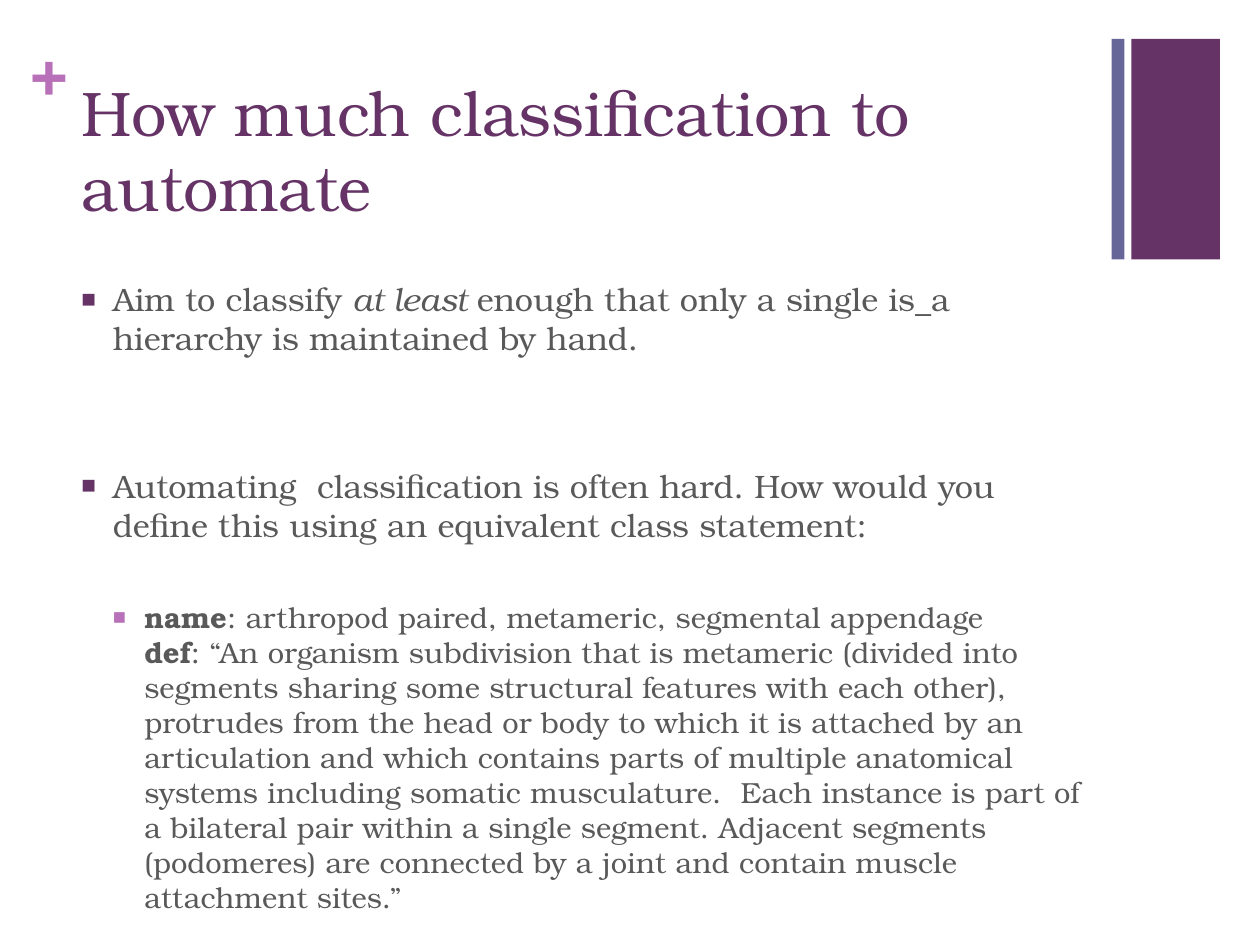
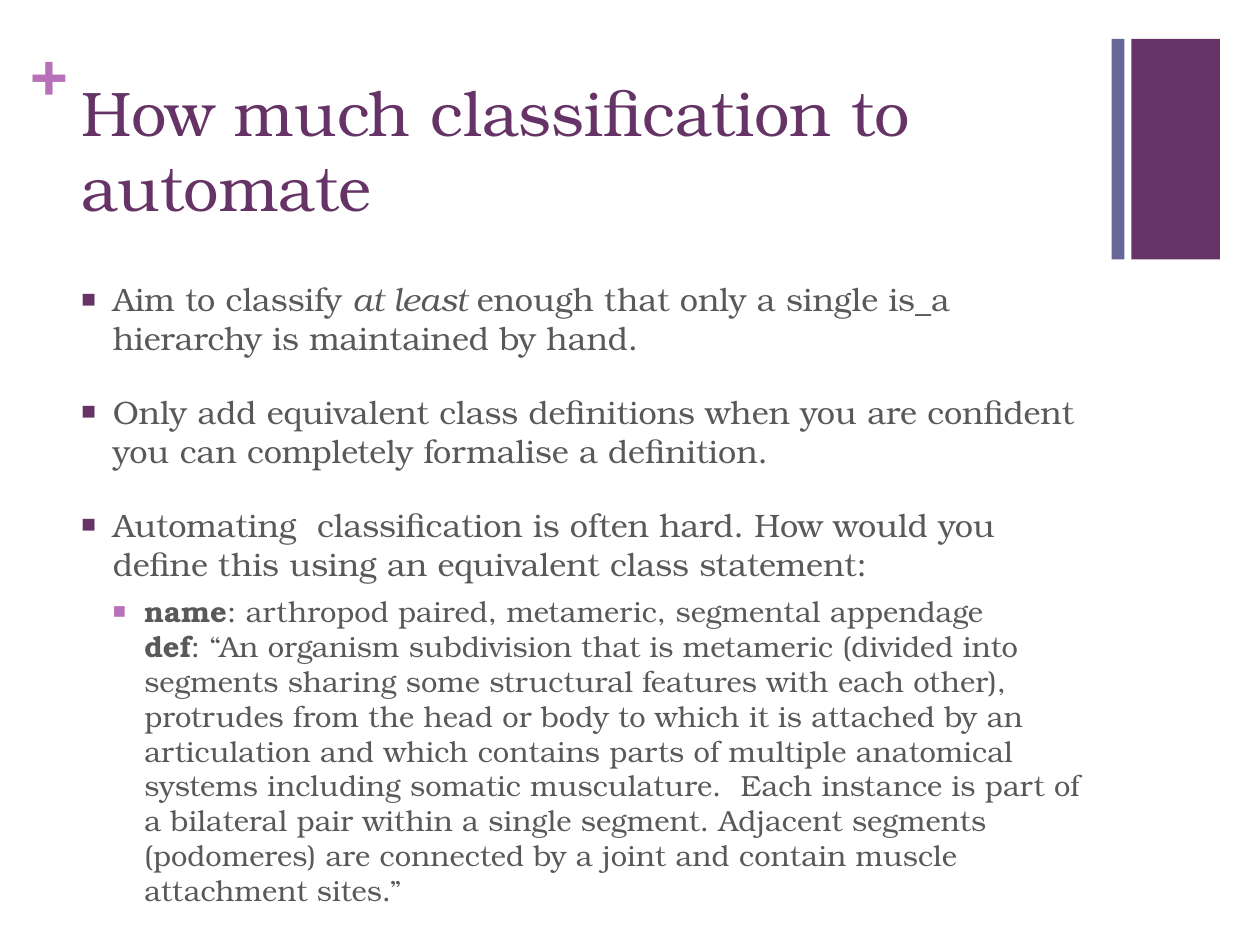
Before and after one commit to geneontology/protege-tutorial, a slide deck: slide 23 of presentations/GO_protege_1201b.pptx. Drawn at 1260x945 pixels with LibreOffice and Linux fonts; fonts in the diff are those of the drawing. Boxes give left, top, right and bottom in pixels: in the first picture for what was removed or moved away, otherwise in the second. Text is boxed around its words. In the diff, an @@ line names an element or a change of style, - is before the commit and + after.

Commit message:
new version. tweaked  guidance on when to make Equivalent Class.

```diff
--- a/presentations/GO_protege_1201b.pptx
+++ b/presentations/GO_protege_1201b.pptx
@@ text at [113,400,1074,471]: paragraph added @@
+■ Only add equivalent class definitions when you are confident you can completely formalise a definition.
```
Also in this commit, not shown: 1 slide removed.
